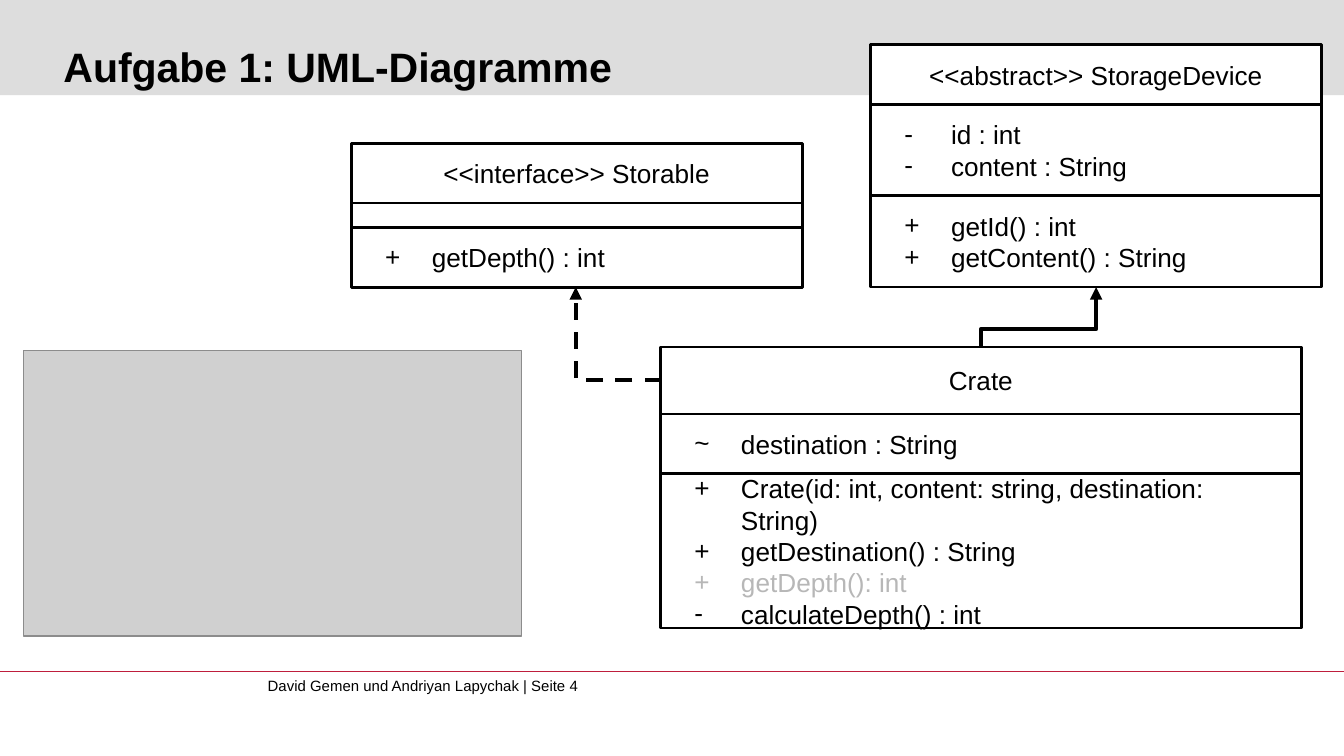
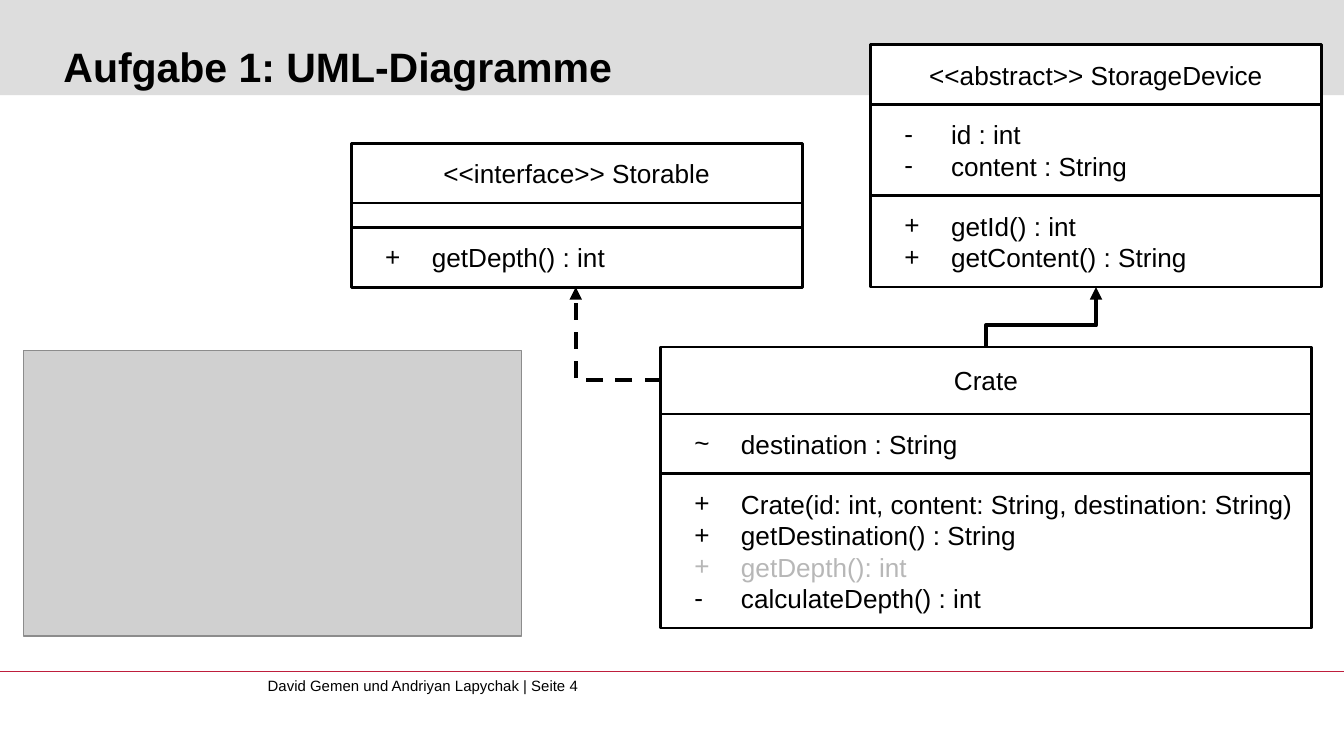
Before and after one commit to gemdav/Programmieren-1-Tutorium, a slide deck: slide 4 of slides/12_exam_preparation_1.pptx. Drawn at 1344x756 pixels with LibreOffice and Linux fonts; fonts in the diff are those of the drawing; grey boxes stand for pictures; background and template pictures are left out. Boxes give left, top, right and bottom in pixels: in the first picture for what was removed or moved away, otherwise in the second. Text is boxed around its words. In the diff, an @@ line names an element or a change of style, - is before the commit and + after.

```diff
--- a/slides/12_exam_preparation_1.pptx
+++ b/slides/12_exam_preparation_1.pptx
@@ elbow arrow moved from (981, 347) - (1097, 288) to (986, 347) - (1097, 288) @@
@@ rectangle "Crate": place and size @@
-rectangle "Crate" at box(660, 347, 1301, 414)
+rectangle "Crate" at box(660, 347, 1312, 414)
@@ rectangle "destination : String": place and size @@
-rectangle "destination : String" at box(660, 414, 1301, 474)
+rectangle "destination : String" at box(660, 414, 1312, 474)
@@ rectangle "Crate(id: int, content: String, destination: ...": place and size @@
-rectangle "Crate(id: int, content: String, destination: ..." at box(660, 474, 1301, 629)
+rectangle "Crate(id: int, content: String, destination: ..." at box(660, 474, 1312, 629)
@@ text in rectangle at box(741, 495, 1292, 520): text changed @@
-+ Crate(id: int, content: string, destination: String)
++ Crate(id: int, content: String, destination: String)
```
Also in this commit, not shown: 4 other slides changed, 1 other file.
